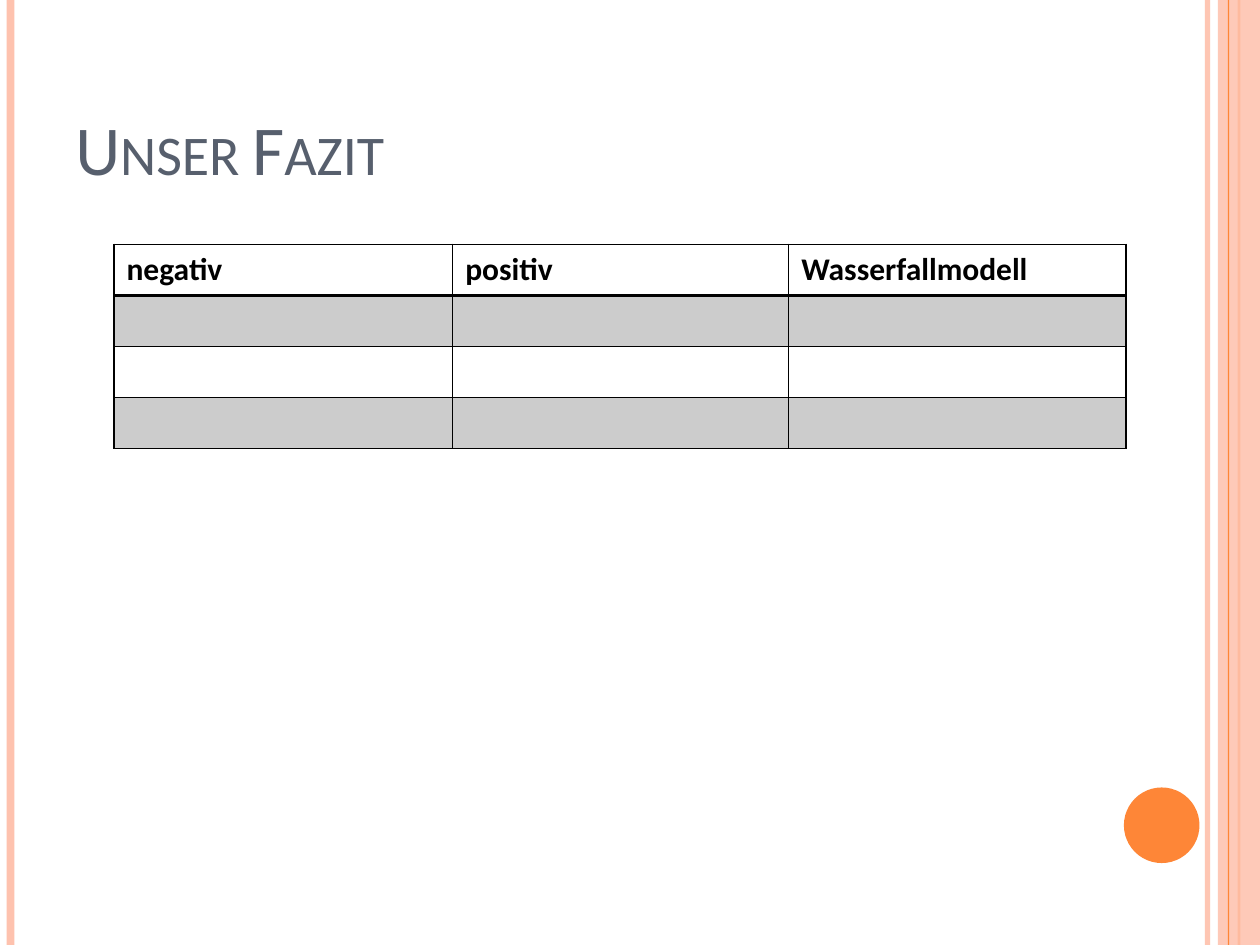
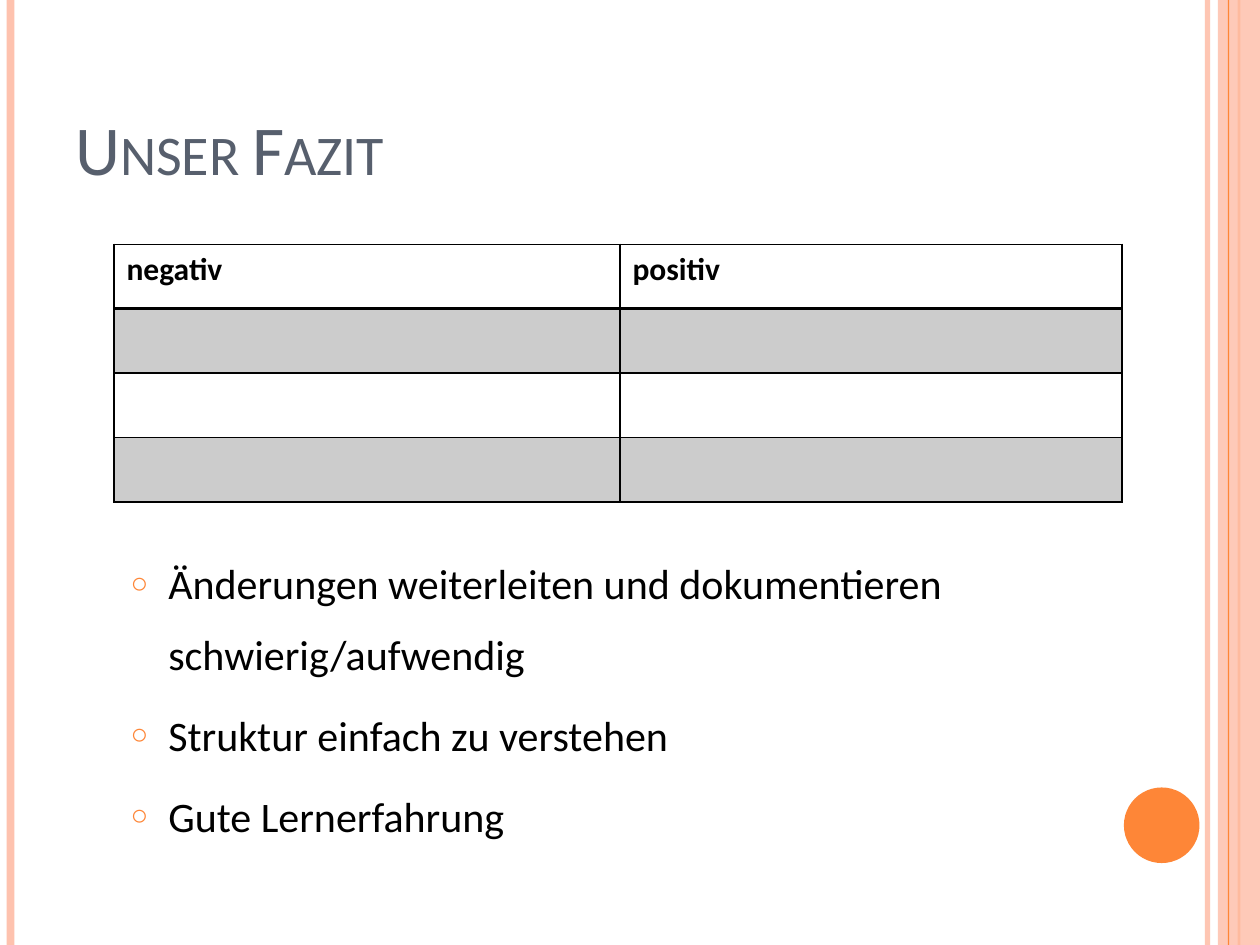
Before and after one commit to YuKitAs/fridget-android, a slide deck: slide 19 of documentation/Abschluss/Abschlusspräsentation.pptx. Drawn at 1260x945 pixels with LibreOffice and Linux fonts; fonts in the diff are those of the drawing. Boxes give left, top, right and bottom in pixels: in the first picture for what was removed or moved away, otherwise in the second. Text is boxed around its words. In the diff, an @@ line names an element or a change of style, - is before the commit and + after.

Commit message:
Fazit slide in Abschlusspräsentation updated

```diff
--- a/documentation/Abschluss/Abschlusspräsentation.pptx
+++ b/documentation/Abschluss/Abschlusspräsentation.pptx
@@ table at bbox=[115, 244, 1124, 503] @@
-column 3: Wasserfallmodell |  |  | 
@@ table: place and size @@
-table at bbox=[115, 244, 1128, 446]
+table at bbox=[115, 244, 1124, 503]
@@ text added at bbox=[168, 565, 941, 840], 24 pt, text #000000 @@
+○ Änderungen weiterleiten und dokumentieren schwierig/aufwendig
+○ Struktur einfach zu verstehen
+○ Gute Lernerfahrung
```
Also in this commit, not shown: 1 other slide changed.
